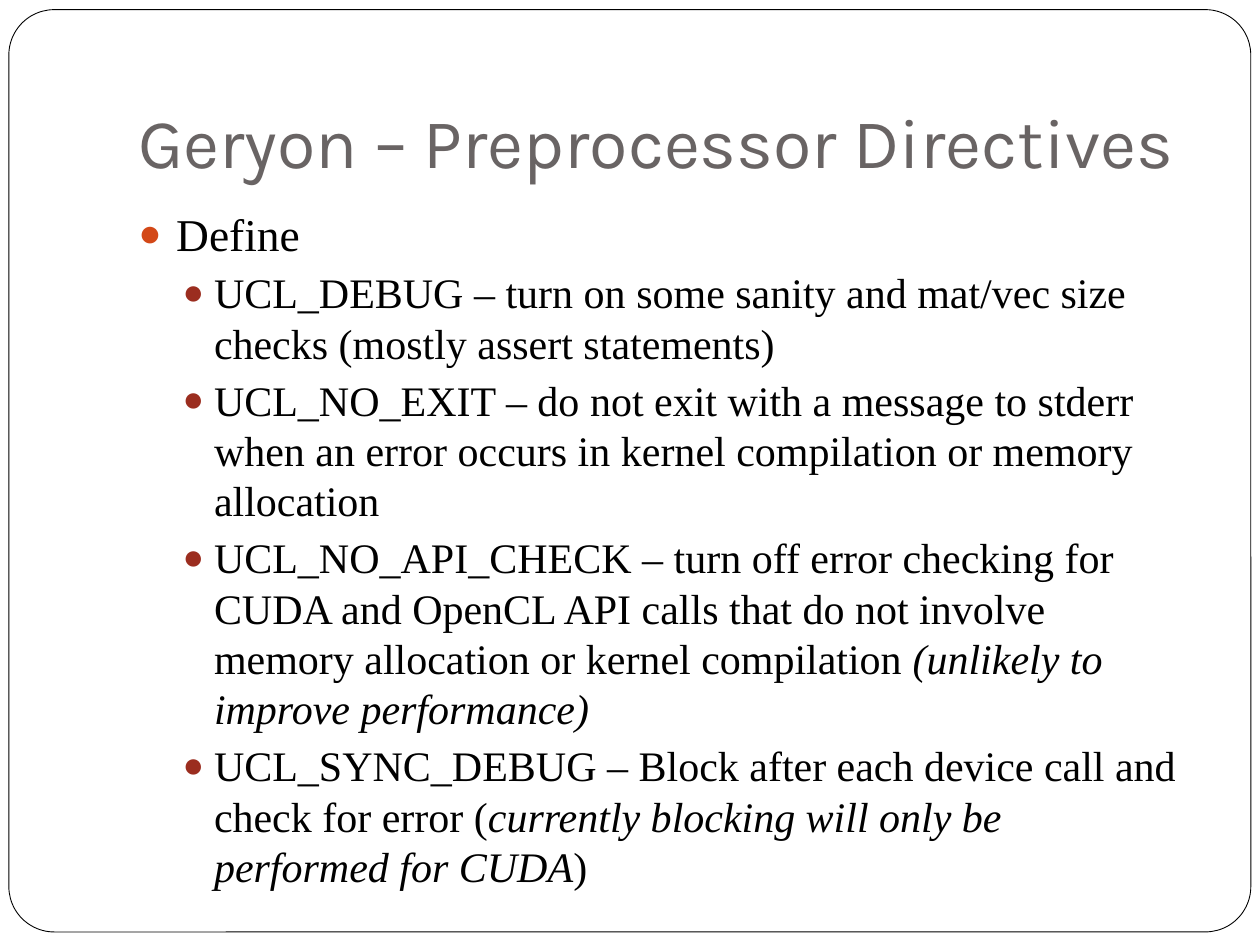
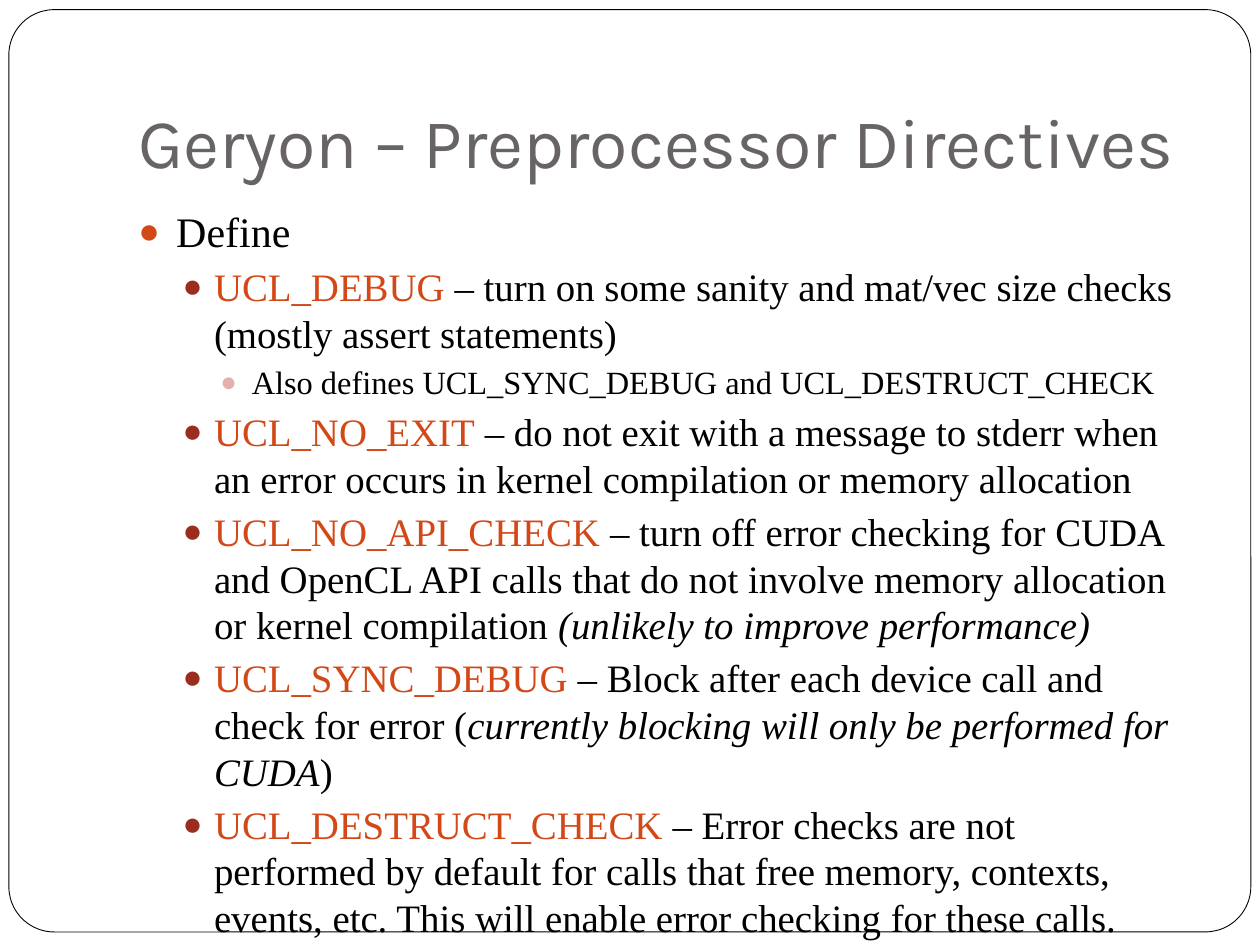
Before and after one commit to scicomp/geryon, a slide deck: slide 59 of geryon.pptx. Drawn at 1260x945 pixels with LibreOffice and Linux fonts; fonts in the diff are those of the drawing. Boxes give left, top, right and bottom in pixels: in the first picture for what was removed or moved away, otherwise in the second. Text is boxed around its words. In the diff, an @@ line names an element or a change of style, - is before the commit and + after.

Commit message:
update geryon docs

```diff
--- a/geryon.pptx
+++ b/geryon.pptx
@@ text at (176, 217, 1173, 794): size 26 to 24.1 pt in "Define"; size 24 to 22.2 pt in "UCL_DEBUG – turn on some sanity and ...", "UCL_NO_EXIT – do not exit with a ...", "UCL_NO_API_CHECK – turn off error checking for ...", "UCL_SYNC_DEBUG – Block after each device call ..."; text colour #000000 to #D34817 in "UCL_DEBUG", "UCL_NO_EXIT", "UCL_NO_API_CHECK", "UCL_SYNC_DEBUG" @@
@@ text at (252, 371, 1154, 399): paragraph added @@
+    ● Also defines UCL_SYNC_DEBUG and UCL_DESTRUCT_CHECK
@@ text at (214, 812, 1116, 940): paragraph added @@
+  ● UCL_DESTRUCT_CHECK – Error checks are not performed by default for calls that free memory, contexts, events, etc. This will enable error checking for these calls.
```
Also in this commit, not shown: 1 other slide changed.
